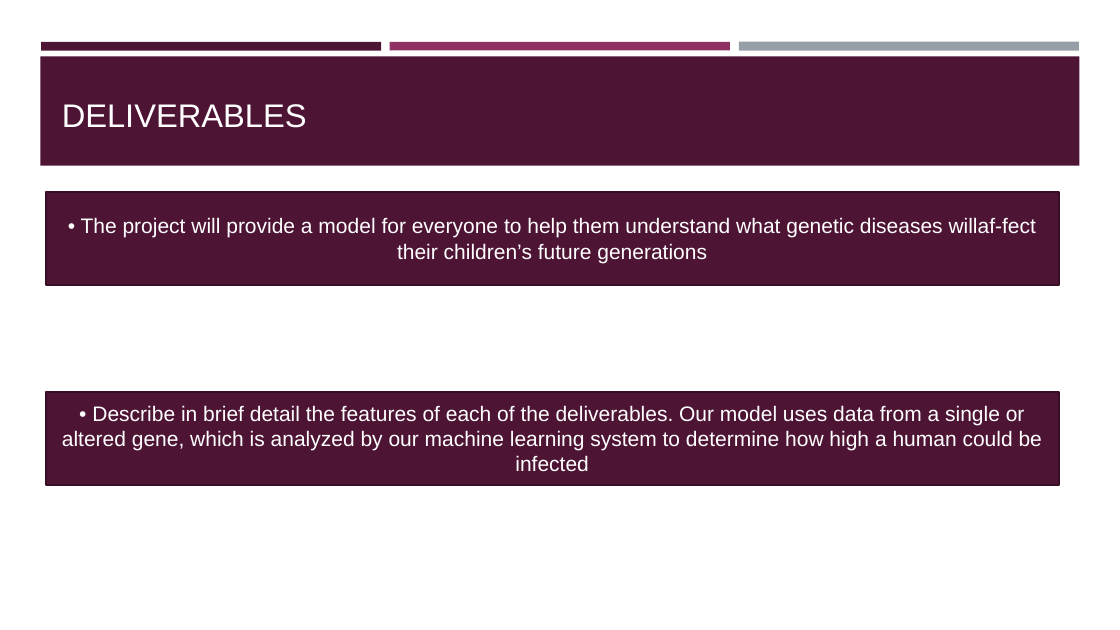
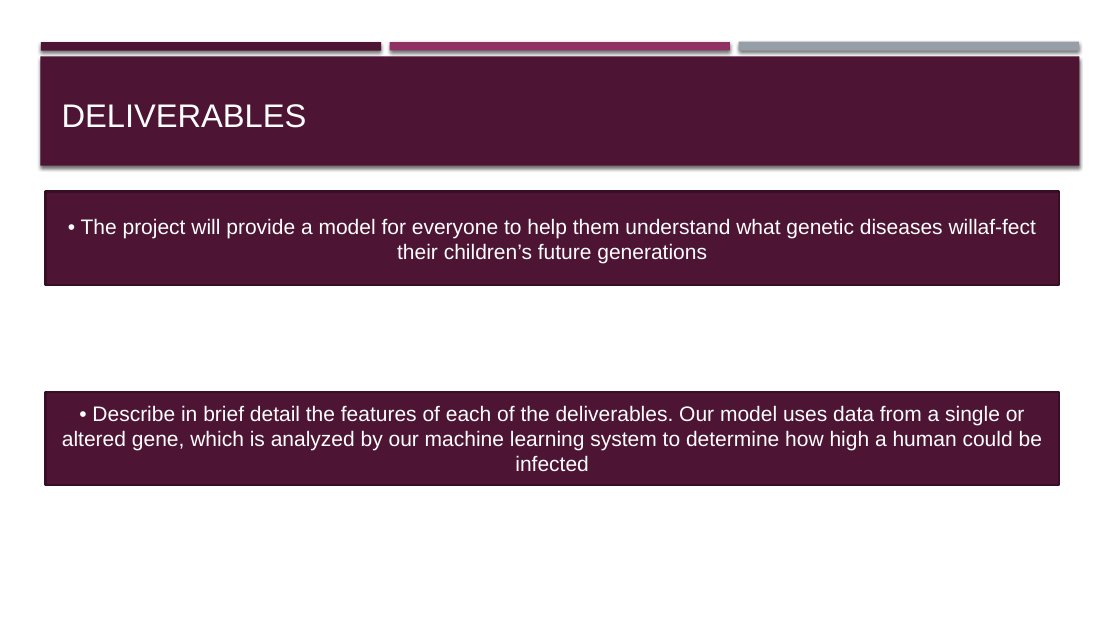
Before and after one commit to YoussifAssem/Genatac, a slide deck: slide 5 of E-Genetics/Proposal/genetics.pptm. Drawn at 1120x630 pixels with LibreOffice and Linux fonts; fonts in the diff are those of the drawing. Boxes give left, top, right and bottom in pixels: in the first picture for what was removed or moved away, otherwise in the second. Text is boxed around its words. In the diff, an @@ line names an element or a change of style, - is before the commit and + after.

```diff
--- a/E-Genetics/Proposal/genetics.pptm
+++ b/E-Genetics/Proposal/genetics.pptm
@@ shadow on in 4 elements at (x1=41, y1=42, x2=381, y2=50), (x1=739, y1=42, x2=1079, y2=51), (x1=390, y1=42, x2=730, y2=50), (x1=40, y1=56, x2=1080, y2=166) @@
@@ rectangle "• The project will provide ..." at (x1=45, y1=192, x2=1059, y2=285): outline #390F26 1.75 pt to #390F26 2 pt @@
```
Also in this commit, not shown: 8 other slides changed, 1 slide added, 1 other file.
